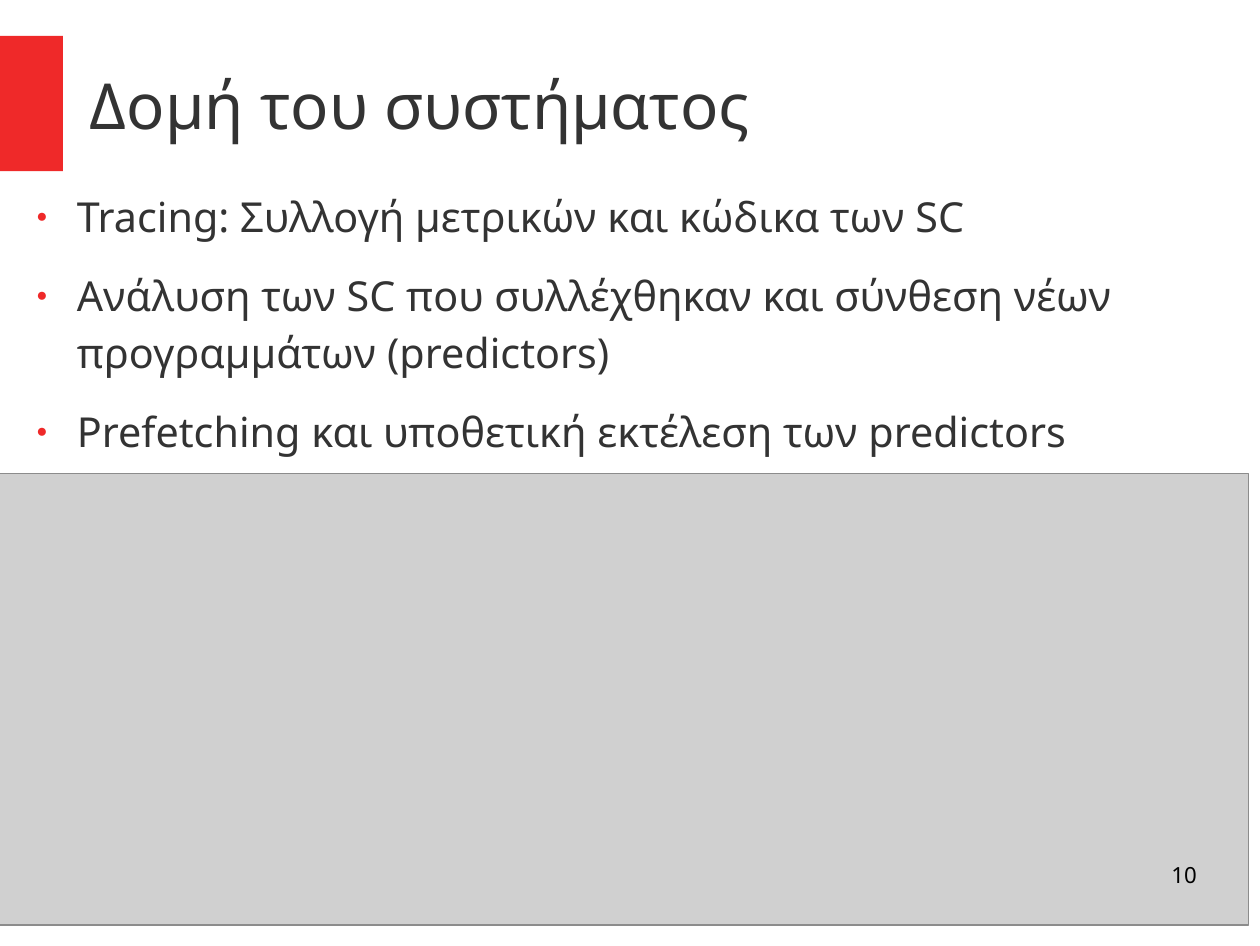
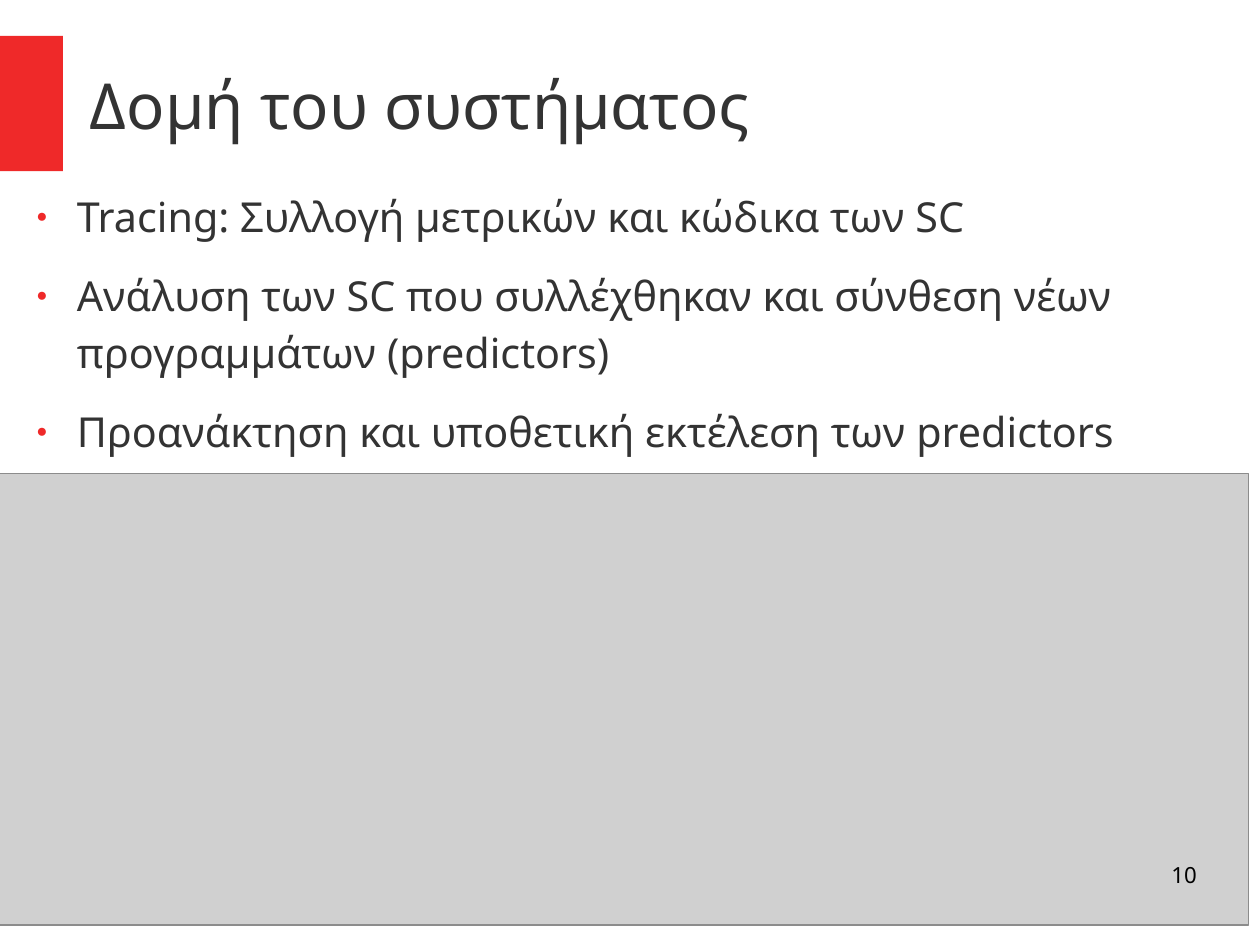
Before and after one commit to el15066/Diplomatiki, a slide deck: slide 10 of main/Presentation.odp. Drawn at 1260x946 pixels with LibreOffice and Linux fonts; fonts in the diff are those of the drawing; grey boxes stand for pictures. Boxes give left, top, right and bottom in pixels: in the first picture for what was removed or moved away, otherwise in the second. Text is boxed around its words. In the diff, an @@ line names an element or a change of style, - is before the commit and + after.

```diff
--- a/main/Presentation.odp
+++ b/main/Presentation.odp
@@ text at box(77, 413, 1113, 457): text changed @@
-● Prefetching και υποθετική εκτέλεση των predictors
+● Προανάκτηση και υποθετική εκτέλεση των predictors
```
Also in this commit, not shown: 5 other slides changed.
